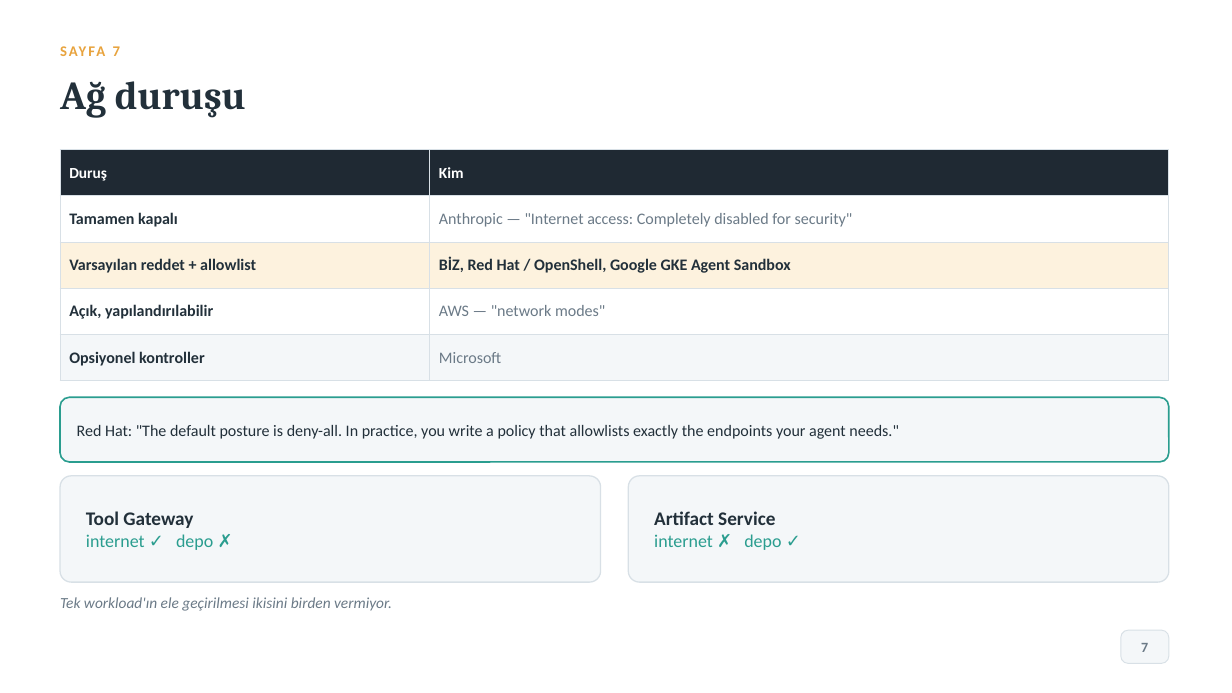
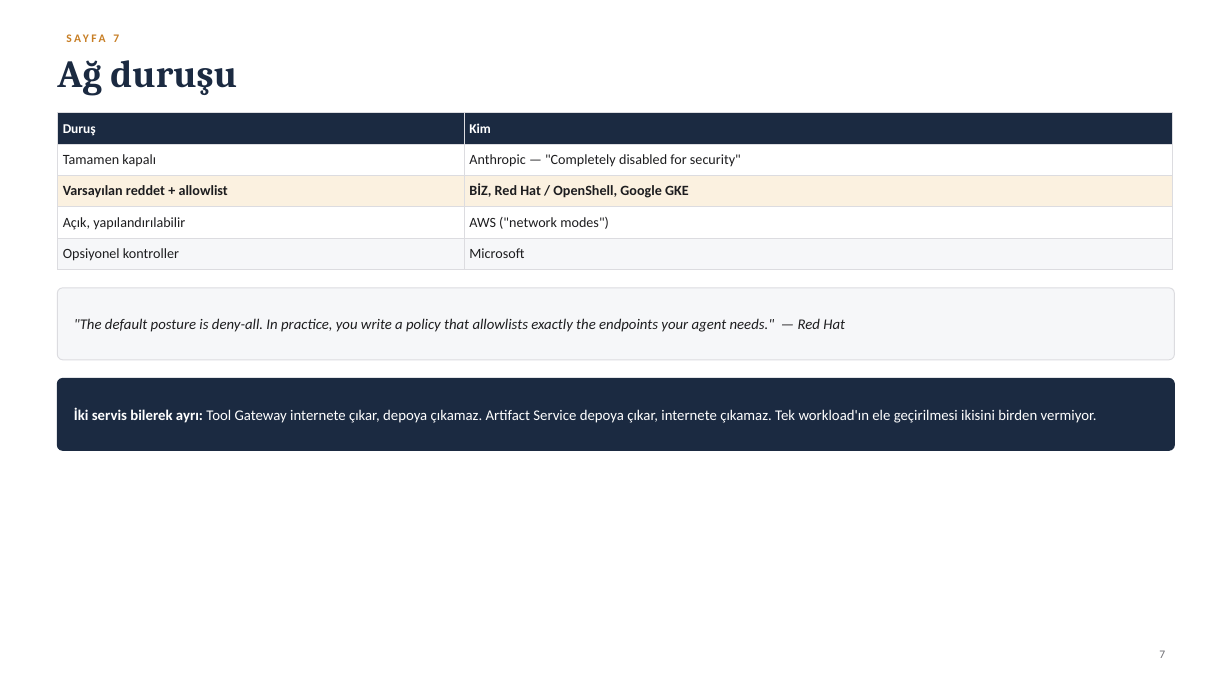
Before and after one commit to AltanReisoglu/Data-Science-Reports, a slide deck: slide 8 of ptc_art/PTC_Sunum_Karsilastirma.pptx. Drawn at 1232x693 pixels with LibreOffice and Linux fonts; fonts in the diff are those of the drawing. Boxes give left, top, right and bottom in pixels: in the first picture for what was removed or moved away, otherwise in the second. Text is boxed around its words. In the diff, an @@ line names an element or a change of style, - is before the commit and + after.

```diff
--- a/ptc_art/PTC_Sunum_Karsilastirma.pptx
+++ b/ptc_art/PTC_Sunum_Karsilastirma.pptx
@@ text "SAYFA 7" moved from (x1=113, y1=46, x2=120, y2=56) to (x1=113, y1=34, x2=119, y2=42) @@
@@ text "SAYFA 7" at (x1=113, y1=34, x2=119, y2=42): size 11.5 to 9 pt, text colour #E8A33D to #C87F26, letter spacing 1.6 to 2 pt @@
@@ text "Ağ duruşu" moved from (x1=60, y1=81, x2=246, y2=118) to (x1=57, y1=60, x2=237, y2=96) @@
@@ text "Ağ duruşu" at (x1=57, y1=60, x2=237, y2=96): size 31 to 30 pt, text colour #22303A to #1B2A41 @@
@@ table at (x1=57, y1=113, x2=1173, y2=265) @@
@@ row 2, column 2: "Anthropic — "Internet access: Completely disabled for security"" to "Anthropic — "Completely disabled for security"" @@
-row 3, column 2: BİZ, Red Hat / OpenShell, Google GKE Agent Sandbox
+row 3, column 2: BİZ, Red Hat / OpenShell, Google GKE
@@ row 4, column 2: "AWS — "network modes"" to "AWS ("network modes")" @@
@@ fill #1F2933 to #1B2A41 in row 1 @@
@@ fill #FDF2DE to #FBF1E0 in row 3 @@
@@ fill #F4F7F9 to #F6F7F9 in row 5 @@
@@ size 12 to 10.5 pt in "Duruş", "Kim" @@
@@ size 12.5 to 11 pt in "Tamamen kapalı", "Varsayılan reddet + allowlist", "Açık, yapılandırılabilir", "Opsiyonel kontroller" and 1 more places @@
@@ text colour #22303A to #1D1D1F in "Tamamen kapalı", "Varsayılan reddet + allowlist", "Açık, yapılandırılabilir", "Opsiyonel kontroller" @@
@@ bold off in "Tamamen kapalı", "Açık, yapılandırılabilir", "Opsiyonel kontroller" @@
@@ text colour #6B7A87 to #1D1D1F in "Microsoft" @@
@@ borders changed @@
@@ table resized from (x1=60, y1=150, x2=1169, y2=370) to (x1=57, y1=113, x2=1173, y2=265) @@
@@ rounded rectangle added at (x1=57, y1=287, x2=1175, y2=360), fill #F6F7F9, outline #DCDCE0 0.75 pt @@
@@ text at (x1=74, y1=318, x2=845, y2=332): text changed; size 12.5 to 11.5 pt; text colour #22303A to #1D1D1F; italic on @@
-Red Hat: "The default posture is deny-all. In practice, you write a policy that allowlists exactly the endpoints your agent needs."
+"The default posture is deny-all. In practice, you write a policy that allowlists exactly the endpoints your agent needs." — Red Hat
@@ rounded rectangle resized from (x1=60, y1=397, x2=1169, y2=462) to (x1=57, y1=378, x2=1175, y2=450) @@
@@ rounded rectangle at (x1=57, y1=378, x2=1175, y2=450): fill #F4F7F9 to #1B2A41; outline #2A9D8F 1.25 pt to #1B2A41 0.75 pt; proportions changed @@
@@ text added at (x1=74, y1=407, x2=1097, y2=423), 11.5 pt, text #FFFFFF @@
+İki servis bilerek ayrı: Tool Gateway internete çıkar, depoya çıkamaz. Artifact Service depoya çıkar, internete çıkamaz. Tek workload'ın ele geçirilmesi ikisini birden vermiyor.
@@ rounded rectangle removed at (x1=60, y1=476, x2=601, y2=582) @@
@@ rounded rectangle removed at (x1=628, y1=476, x2=1169, y2=582) @@
@@ text removed at (x1=86, y1=511, x2=213, y2=550) @@
-Tool Gateway
-internet ✓ depo ✗
@@ text removed at (x1=654, y1=511, x2=781, y2=550) @@
-Artifact Service
-internet ✗ depo ✓
@@ text removed at (x1=60, y1=597, x2=392, y2=611) @@
-Tek workload'ın ele geçirilmesi ikisini birden vermiyor.
@@ rounded rectangle removed at (x1=1121, y1=630, x2=1169, y2=664) @@
@@ text "7" moved from (x1=1141, y1=643, x2=1148, y2=652) to (x1=1159, y1=650, x2=1165, y2=658) @@
@@ text "7" at (x1=1159, y1=650, x2=1165, y2=658): size 11 to 9 pt, text colour #6B7A87 to #6E6E73, bold off; alignment centre to right @@
```
Also in this commit, not shown: 14 other slides changed, 2 slides added, 2 slides removed, 8 other files.
